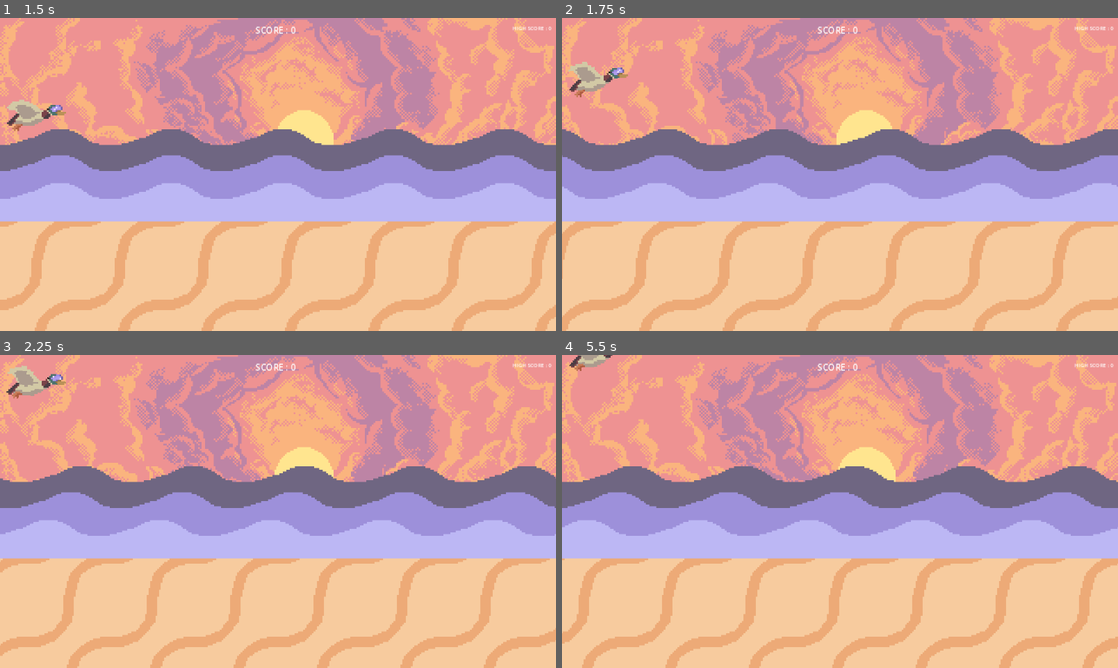
Above: before the commit, frames 1-4 (two rows, left to right).
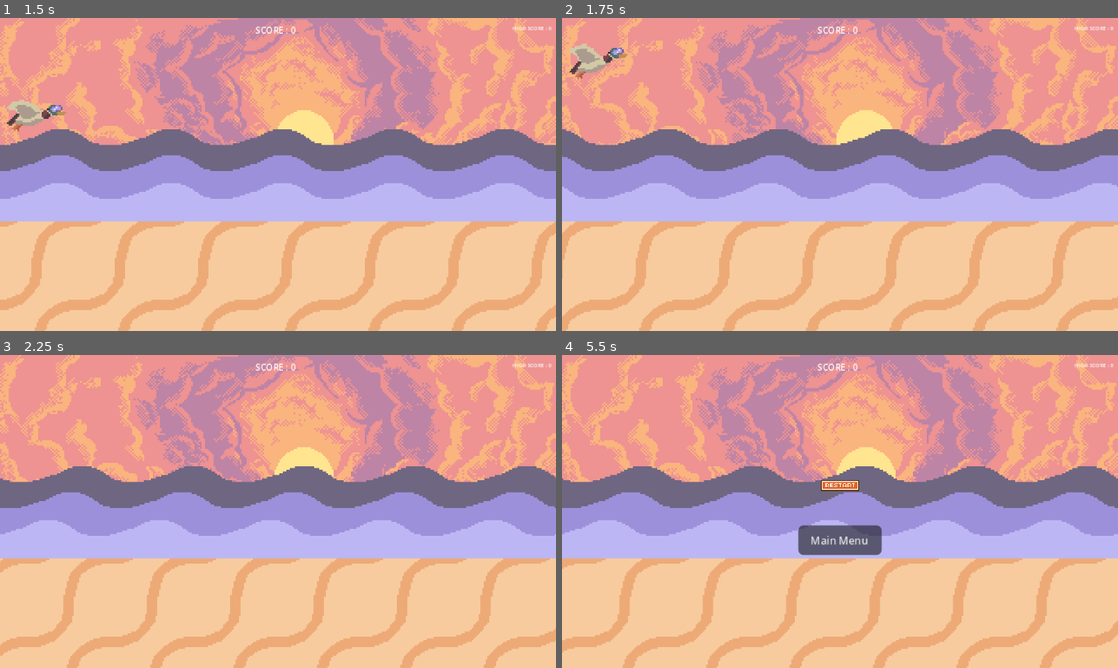
Above: after the commit, the same moments.

Repository: ThatRoucky/FLAPPY-KLANG
Game: Godot game, scene res://scenes/main_menu.tscn
The game is run twice, just before and just after one commit, with the same random seed, the same clock (stepped at 60 frames per second) and the same inputs.
Inputs (mouse positions are in pixels of both pictures, inside the frame that each line leads up to):
- Up to frame 1 (1.5 s): click "(: PLAY :)" at 0.5 s; tap Enter at 1.25 s; move the mouse to (400, 158) at 1.27 s
- Up to frame 2 (1.75 s): click (962, 158) at 1.52 s
- Up to frame 3 (2.25 s): click (400, 495) at 1.82 s; move the mouse to (166, 527) at 2.02 s
- Up to frame 4 (5.5 s): click (728, 527) at 2.27 s; click (728, 527) at 2.57 s; click (840, 486) at 2.75 s; tap Space at 3.5 s; move the mouse to (895, 442) at 3.52 s; tap Enter at 4.25 s; move the mouse to (812, 574) at 4.27 s; click (812, 574) at 4.52 s; click (812, 574) at 4.82 s; move the mouse to (1006, 558) at 5.02 s; click (1006, 558) at 5.27 s

Frame 1 is identical in both runs. In frame 2, 0.9% of the frame differs, in the area x 1-12%, y 8-26%; in frame 3, 0.6%; in frame 4, 19%, in the area x 0-100%, y 0-100%.

Commit message:
small commit
Flap speed changed

Diff:
--- a/project.godot
+++ b/project.godot
@@ -23,7 +23,6 @@
 
 window/size/viewport_width=320
 window/size/viewport_height=180
-window/size/mode=3
 window/stretch/mode="canvas_items"
 
 [input]
--- a/scenes/bird.gd
+++ b/scenes/bird.gd
@@ -2,7 +2,7 @@
 
 const GRAVITY : int = 500
 const MAX_VEL : int = 300
-const FLAP_SPEED : int = -150
+const FLAP_SPEED : int = -200
 var flying : bool = false
 var falling : bool = false
 const START_POS = Vector2(18, 56)
